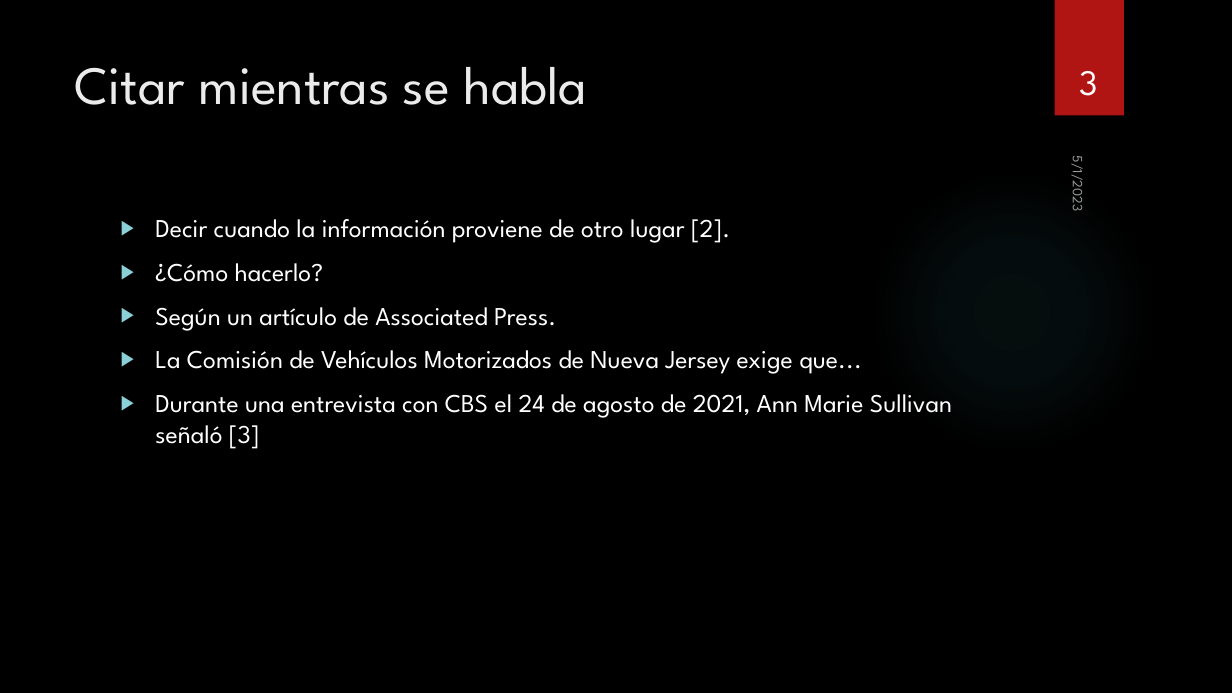
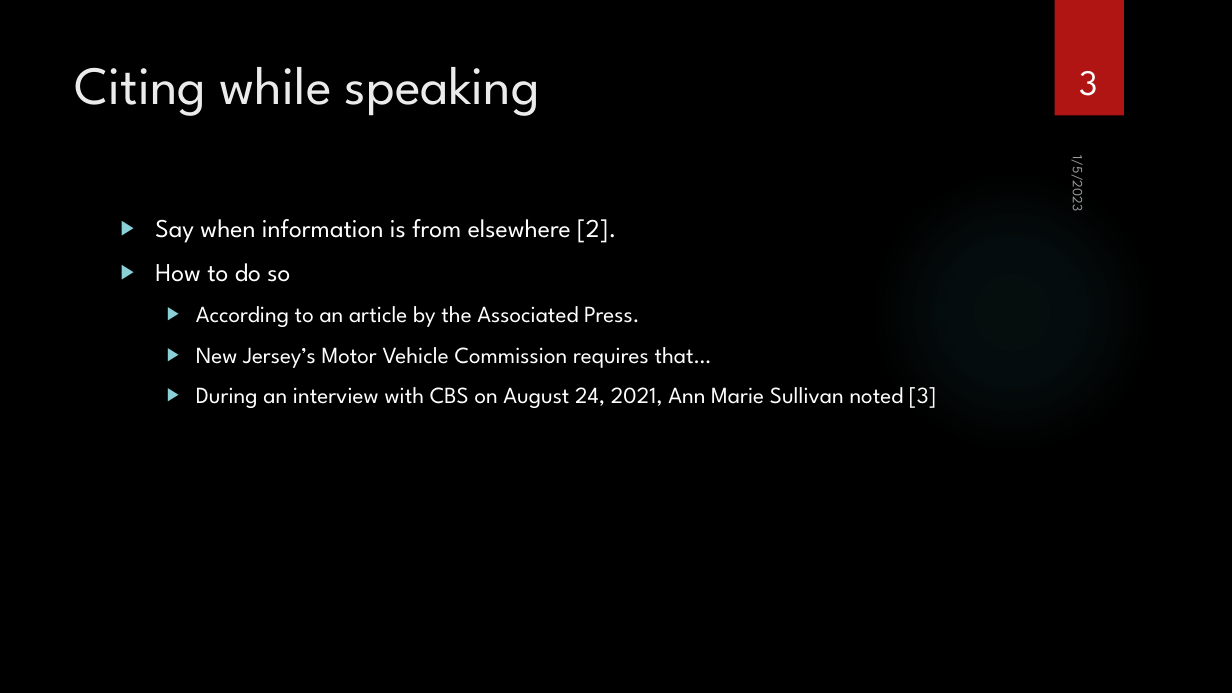
Before and after one commit to contic5/powerpoint-translator, a slide deck: slide 3 of results/Paraphrasing and Citing V2 Spanish.pptx. Drawn at 1232x693 pixels with LibreOffice and Linux fonts; fonts in the diff are those of the drawing; background and template pictures are left out. Boxes give left, top, right and bottom in pixels: in the first picture for what was removed or moved away, otherwise in the second. Text is boxed around its words. In the diff, an @@ line names an element or a change of style, - is before the commit and + after.

```diff
--- a/results/Paraphrasing and Citing V2 Spanish.pptx
+++ b/results/Paraphrasing and Citing V2 Spanish.pptx
@@ title at <box>75,67,540,116</box>: text changed @@
-Citar mientras se habla
+Citing while speaking
@@ text at <box>1068,161,1089,211</box>: text changed @@
-5/1/2023
+1/5/2023
@@ text at <box>155,219,937,408</box>: text changed; size 20 to 18 pt @@
-▶ Decir cuando la información proviene de otro lugar [2].
-▶ ¿Cómo hacerlo?
-▶ Según un artículo de Associated Press.
-▶ La Comisión de Vehículos Motorizados de Nueva Jersey exige que...
-▶ Durante una entrevista con CBS el 24 de agosto de 2021, Ann Marie Sullivan señaló [3]
+▶ Say when information is from elsewhere [2].
+▶ How to do so
+  ▶ According to an article by the Associated Press.
+  ▶ New Jersey’s Motor Vehicle Commission requires that…
+  ▶ During an interview with CBS on August 24, 2021, Ann Marie Sullivan noted [3]
```
Also in this commit, not shown: 8 other slides changed, 1 other file.
